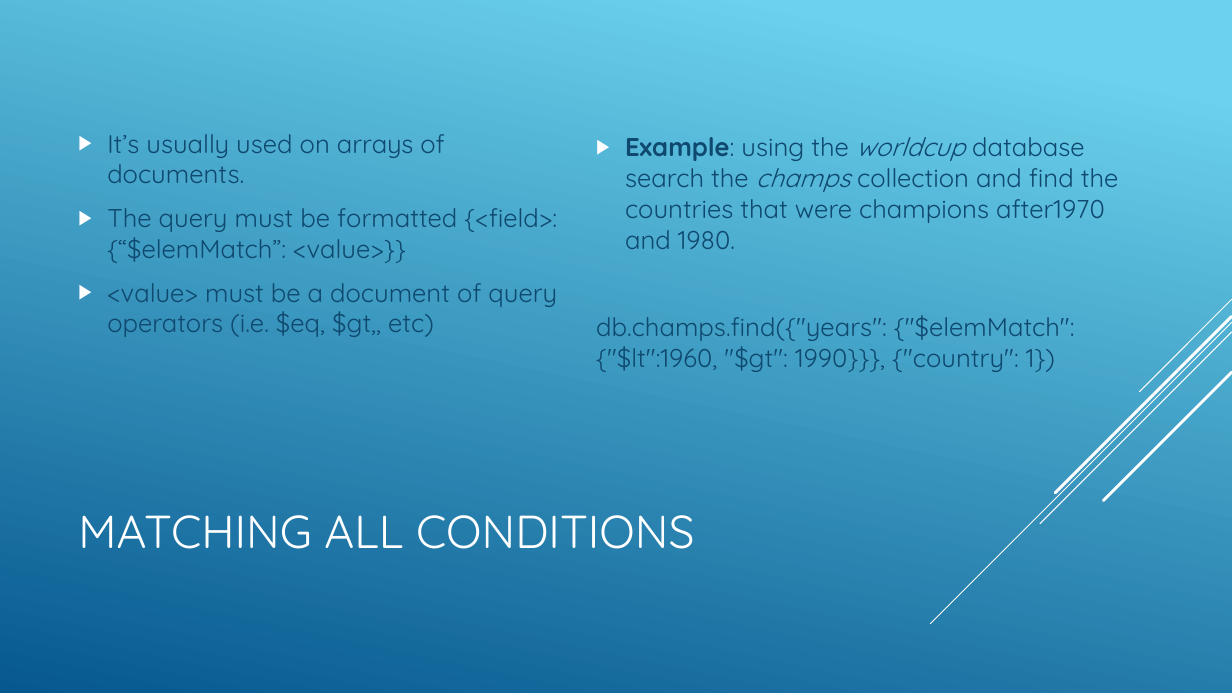
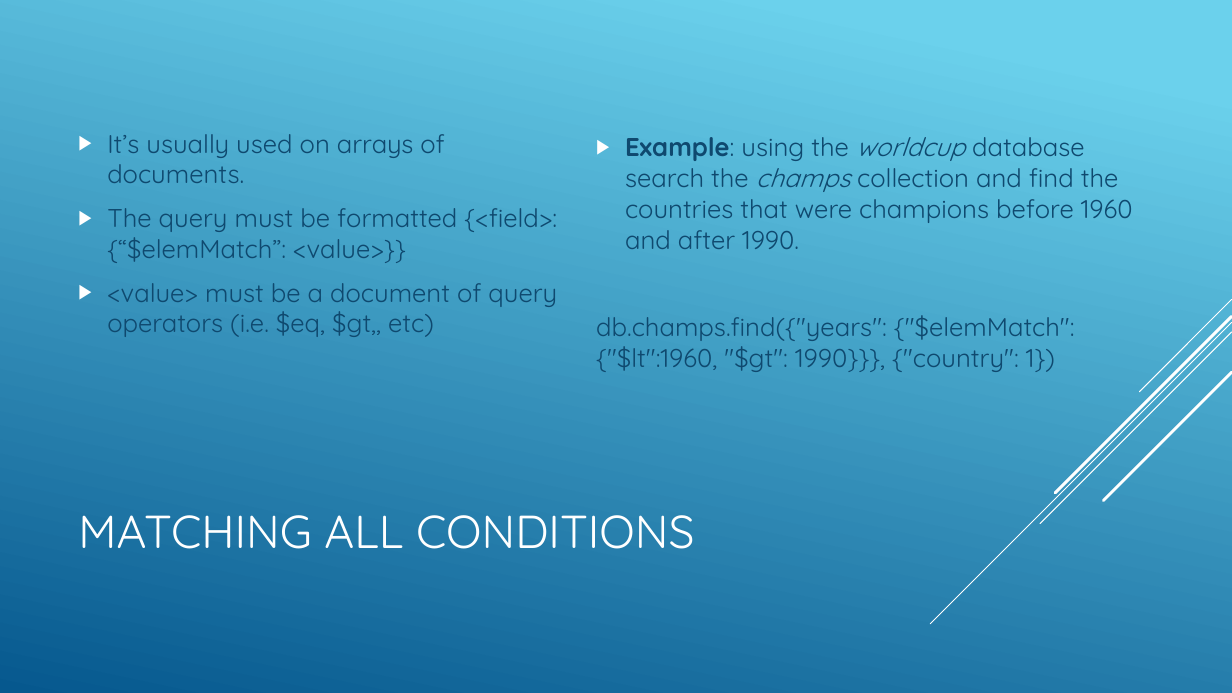
Before and after one commit to cabarca01/PythonDojo, a slide deck: slide 8 of slides/klasse14.pptx. Drawn at 1232x693 pixels with LibreOffice and Linux fonts; fonts in the diff are those of the drawing. Boxes give left, top, right and bottom in pixels: in the first picture for what was removed or moved away, otherwise in the second. Text is boxed around its words. In the diff, an @@ line names an element or a change of style, - is before the commit and + after.

```diff
--- a/slides/klasse14.pptx
+++ b/slides/klasse14.pptx
@@ text at bbox=[625, 137, 1133, 249]: text changed @@
-▶ Example: using the worldcup database search the champs collection and find the countries that were champions after1970 and 1980.
+▶ Example: using the worldcup database search the champs collection and find the countries that were champions before 1960 and after 1990.
```
Also in this commit, not shown: 1 other slide changed, 2 other files.
